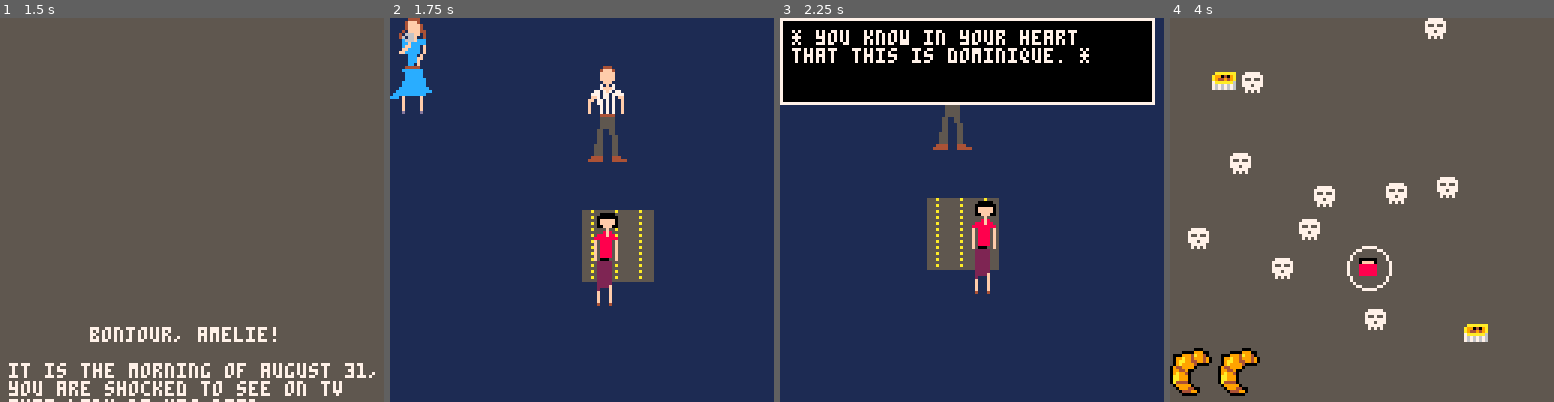
Above: before the commit, frames 1-4 (left to right).
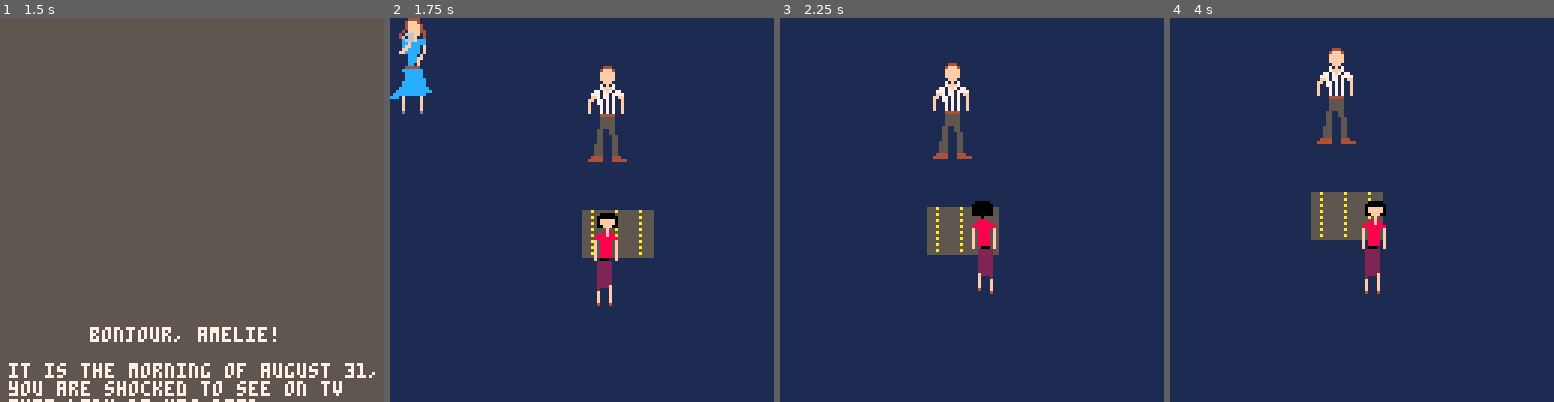
Above: after the commit, the same moments.

Repository: open-source-grilled-cheese/pacman-paris-undertale
Game: PICO-8 cartridge ggj.p8
The game is run twice, just before and just after one commit, with the same random seed, the same clock (stepped at 60 frames per second) and the same inputs.
Inputs:
- Up to frame 1 (1.5 s): tap O (Z key) at 0.7 s
- Up to frame 2 (1.75 s): hold Right from 1.6 s (still down); tap O (Z key) at 1.7 s
- Up to frame 3 (2.25 s): release Right at 2.1 s; tap O (Z key) at 2.1 s; hold Up from 2.15 s (still down)
- Up to frame 4 (4 s): release Up at 2.42 s; hold Right 2.47-3.03 s; tap O (Z key) every 0.4 s from 2.5 to 3.7 s; hold Left 3.08-3.58 s; hold Down 3.63-3.97 s

Frame 1 is identical in both runs. In frame 2, 0.9% of the frame differs, in the area x 50-69%, y 62-69%; in frame 3, 24%; in frame 4, 98%, in the area x 0-100%, y 0-100%.

Commit message:
no more overflow

Diff:
--- a/ggj.p8
+++ b/ggj.p8
@@ -58,8 +58,8 @@
 	{
 		active = false,
 		battle = true,
-		x = 300, -- 128
-		y = 300, -- 128
+		x = 200,
+		y = 100,
 		width = 16,
 		height = 32,
 		sprite = 66,
@@ -620,7 +620,10 @@
 -->8
 -- helper functions
 function dist(a_x, a_y, b_x, b_y)
-	return sqrt((a_x-b_x)^2 + (a_y-b_y)^2)
+	local dx, dy = a_x - b_x, a_y - b_y
+	local sdx, sdy = shr(dx, 8), shr(dy,8)
+	return shl(min(0x0.7fff, sdx*sdx + sdy*sdy),16)
+
 end
 
 function chk_npc_coll(rad)
@@ -778,4 +781,3 @@
 0000000000000000000000000000000000000000000000000000000000000000000000000000000000000000000000000000000000000000000000000000000000000000000000000000000000000000000000000000000000000000000000000000000000000000000000000000000000000000000000000000000000000000
 00000000000000000000006b6b6b000000000000000000000000000000000000000000000000000000000000000000000000000000000000000000000000000000000000000000000000000000000000000000000000000000000000000000000000000000000000000000000000000000000000000000000000000000000000
 00000000000000000000006b6b6b000000000000000000000000000000000000000000000000000000000000000000000000000000000000000000000000000000000000000000000000000000000000000000000000000000000000000000000000000000000000000000000000000000000000000000000000000000000000
-00000000000000000000006b6b6b000000000000000000000000000000000000000000000000000000000000000000000000000000000000000000000000000000000000000000000000000000000000000000000000000000000000000000000000000000000000000000000000000000000000000000000000000000000000
